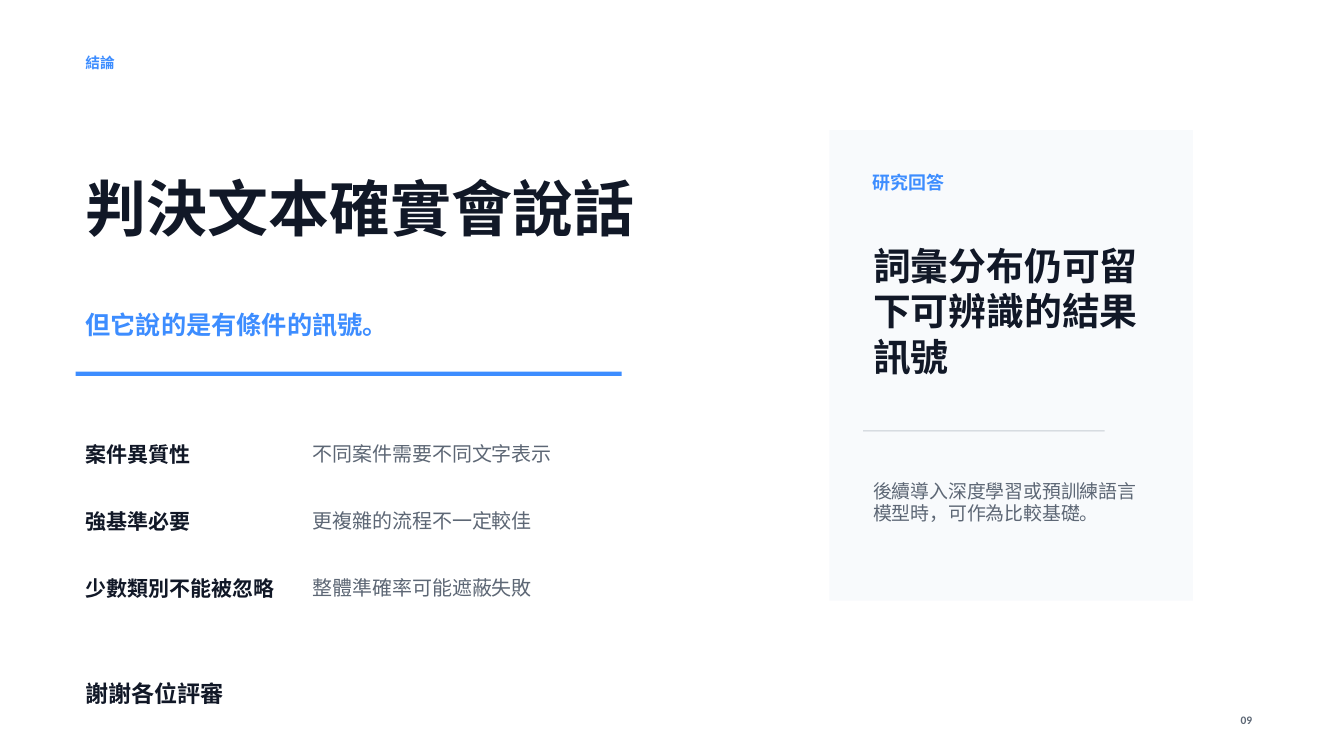
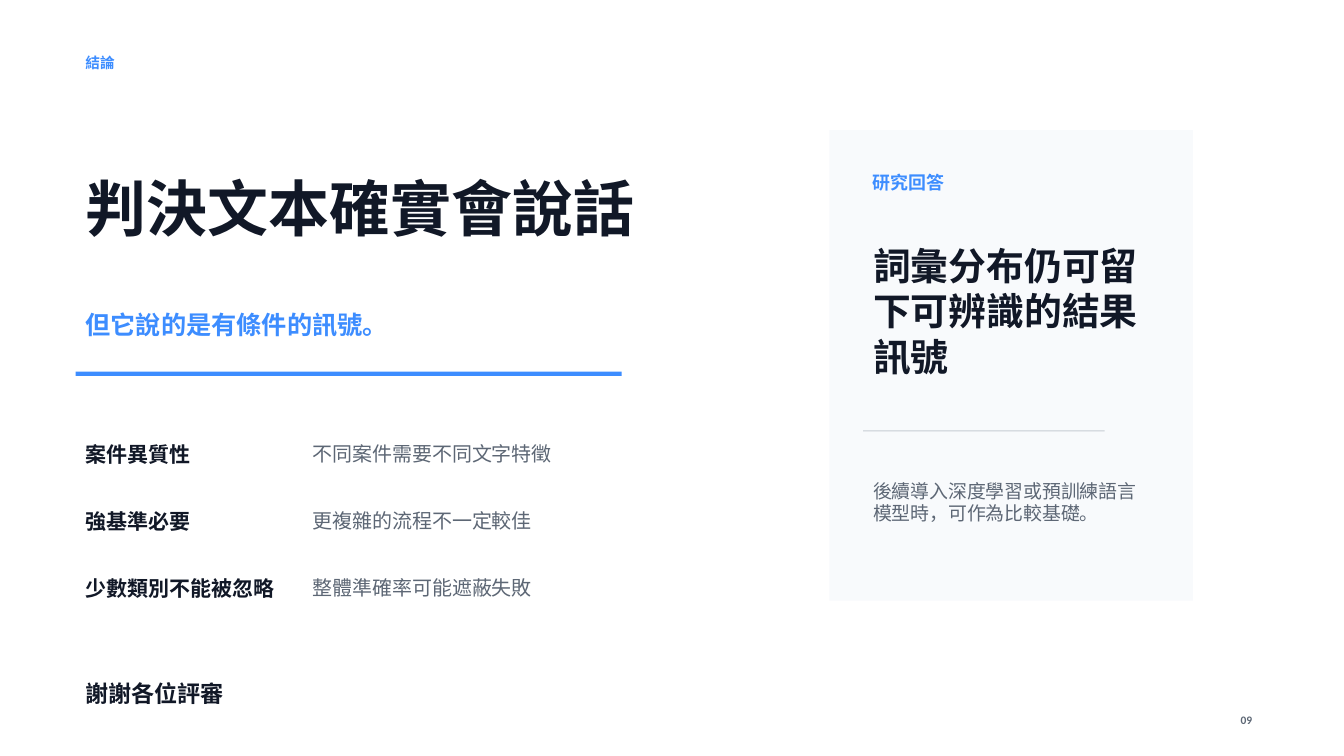
Before and after one commit to Xin95172/Personal-Project, a slide deck: slide 9 of textual data analysis/docs/判決文本會說話嗎_崇越決賽簡報.pptx. Drawn at 1344x756 pixels with LibreOffice and Linux fonts; fonts in the diff are those of the drawing. Boxes give left, top, right and bottom in pixels: in the first picture for what was removed or moved away, otherwise in the second. Text is boxed around its words. In the diff, an @@ line names an element or a change of style, - is before the commit and + after.

```diff
--- a/textual data analysis/docs/判決文本會說話嗎_崇越決賽簡報.pptx
+++ b/textual data analysis/docs/判決文本會說話嗎_崇越決賽簡報.pptx
@@ text at (x1=312, y1=444, x2=552, y2=463): text changed @@
-不同案件需要不同文字表示
+不同案件需要不同文字特徵
```
Also in this commit, not shown: 6 other slides changed, 2 other files.
